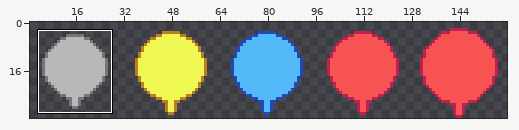
Edited in one commit: pixel-art file (art/NodeIndicator.aseprite). Above, an overview of the earlier version with the close-up marked.
Close-up. Before the commit:
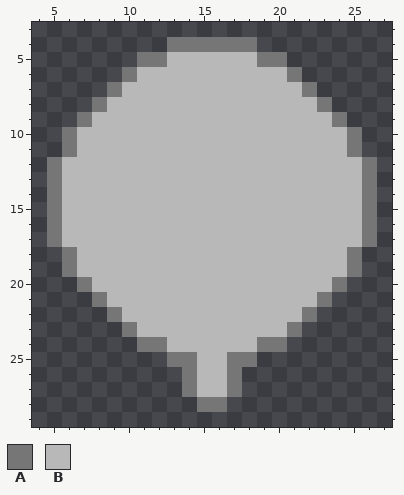
160x32 pixels, 1 frame. Shown: x 4..27, y 3..29. The wide view leaves out empty margins. The commit also changed other parts of the picture, which this record leaves out.
Palette (. is transparent): A #767676  B #b8b8b8
Pixels before, first column x 5:
 4 ........AAAAAA........
 5 ......AABBBBBBAA......
 6 .....ABBBBBBBBBBA.....
 7 ....ABBBBBBBBBBBBA....
 8 ...ABBBBBBBBBBBBBBA...
 9 ..ABBBBBBBBBBBBBBBBA..
10 .ABBBBBBBBBBBBBBBBBBA.
11 .ABBBBBBBBBBBBBBBBBBA.
12 ABBBBBBBBBBBBBBBBBBBBA
13 ABBBBBBBBBBBBBBBBBBBBA
14 ABBBBBBBBBBBBBBBBBBBBA
15 ABBBBBBBBBBBBBBBBBBBBA
16 ABBBBBBBBBBBBBBBBBBBBA
17 ABBBBBBBBBBBBBBBBBBBBA
18 .ABBBBBBBBBBBBBBBBBBA.
19 .ABBBBBBBBBBBBBBBBBBA.
20 ..ABBBBBBBBBBBBBBBBA..
21 ...ABBBBBBBBBBBBBBA...
22 ....ABBBBBBBBBBBBA....
23 .....ABBBBBBBBBBA.....
24 ......AABBBBBBAA......
25 ........AABBAA........
26 .........ABBA.........
27 .........ABBA.........
28 ..........AA..........
And afterwards:
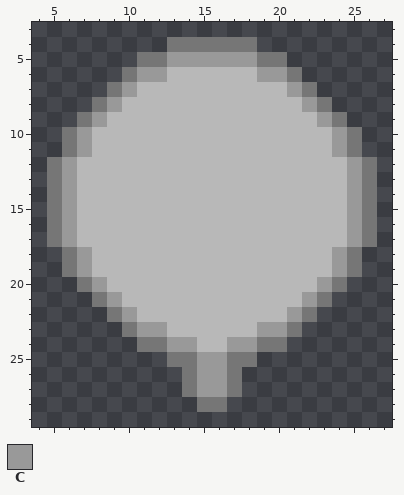
Colours new in this view: C #999999
Change:
y 5: x 13..18 BBBBBB -> CCCCCC
y 6: x 11..12 BB -> CC; x 19..20 BB -> CC
y 7: x 10 B -> C; x 21 B -> C
y 8: x 9 B -> C; x 22 B -> C
y 9: x 8 B -> C; x 23 B -> C
y 10..11: x 7 B -> C; x 24 B -> C
y 12..17: x 6 B -> C; x 25 B -> C
y 18..19: x 7 B -> C; x 24 B -> C
y 20: x 8 B -> C; x 23 B -> C
y 21: x 9 B -> C; x 22 B -> C
y 22: x 10 B -> C; x 21 B -> C
y 23: x 11..12 BB -> CC; x 19..20 BB -> CC
y 24: x 13..14 BB -> CC; x 17..18 BB -> CC
y 25..27: x 15..16 BB -> CC
Where, in picture pixels (left, top, right, bottom), the same in both close-ups:
changed: (62, 52, 362, 397)
